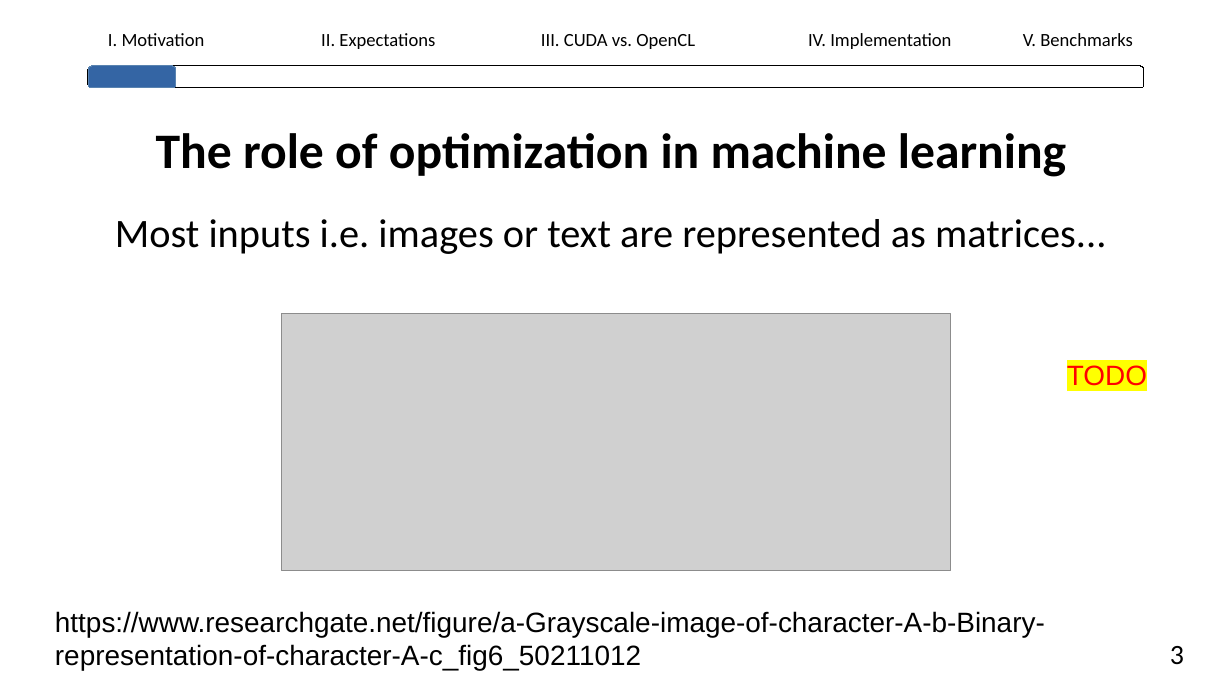
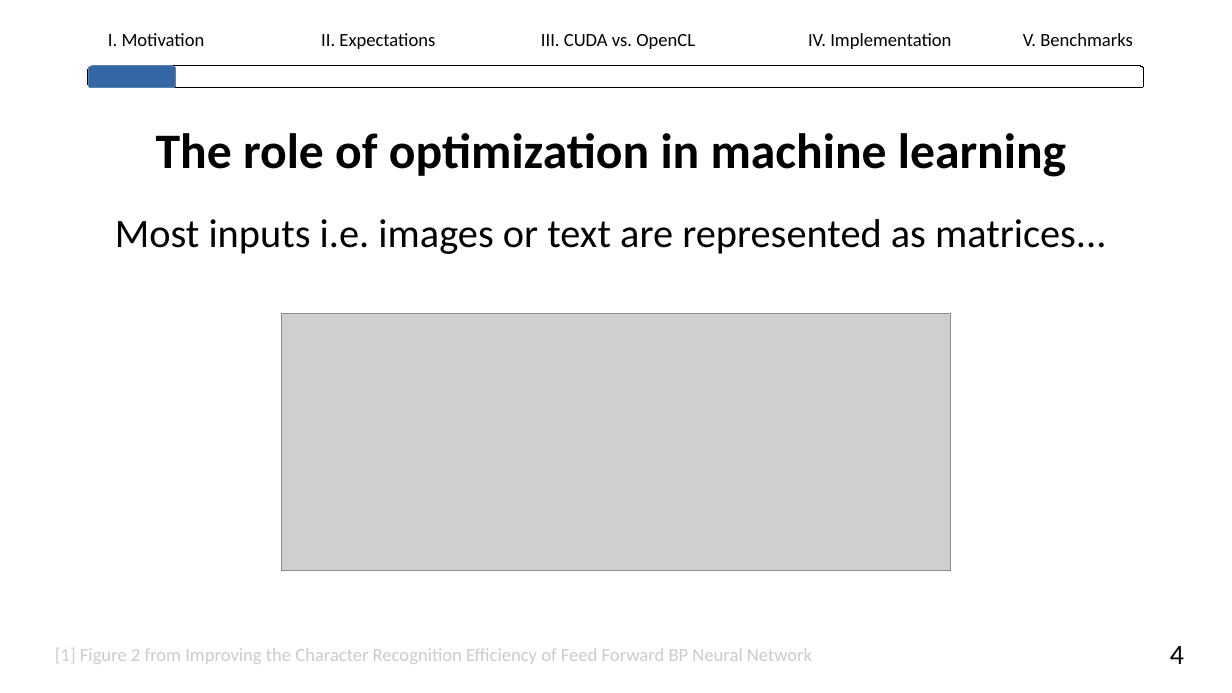
Before and after one commit to lhahner/opti-perf, a slide deck: slide 6 of docs/presentation/final-presentation.odp. Drawn at 1232x693 pixels with LibreOffice and Linux fonts; fonts in the diff are those of the drawing; grey boxes stand for pictures. Boxes give left, top, right and bottom in pixels: in the first picture for what was removed or moved away, otherwise in the second. Text is boxed around its words. In the diff, an @@ line names an element or a change of style, - is before the commit and + after.

```diff
--- a/docs/presentation/final-presentation.odp
+++ b/docs/presentation/final-presentation.odp
@@ text removed at (x1=1067, y1=365, x2=1147, y2=386) @@
-TODO
@@ text removed at (x1=55, y1=611, x2=1045, y2=671) @@
-https://www.researchgate.net/figure/a-Grayscale-image-of-character-A-b-Binary-representation-of-character-A-c_fig6_50211012
@@ text added at (x1=55, y1=648, x2=812, y2=664), 12 pt, text #CCCCCC @@
+[1] Figure 2 from Improving the Character Recognition Efficiency of Feed Forward BP Neural Network
@@ text at (x1=1170, y1=646, x2=1184, y2=664): text changed @@
-3
+4
```
Also in this commit, not shown: 29 other slides changed, 3 slides added, 3 other files.
